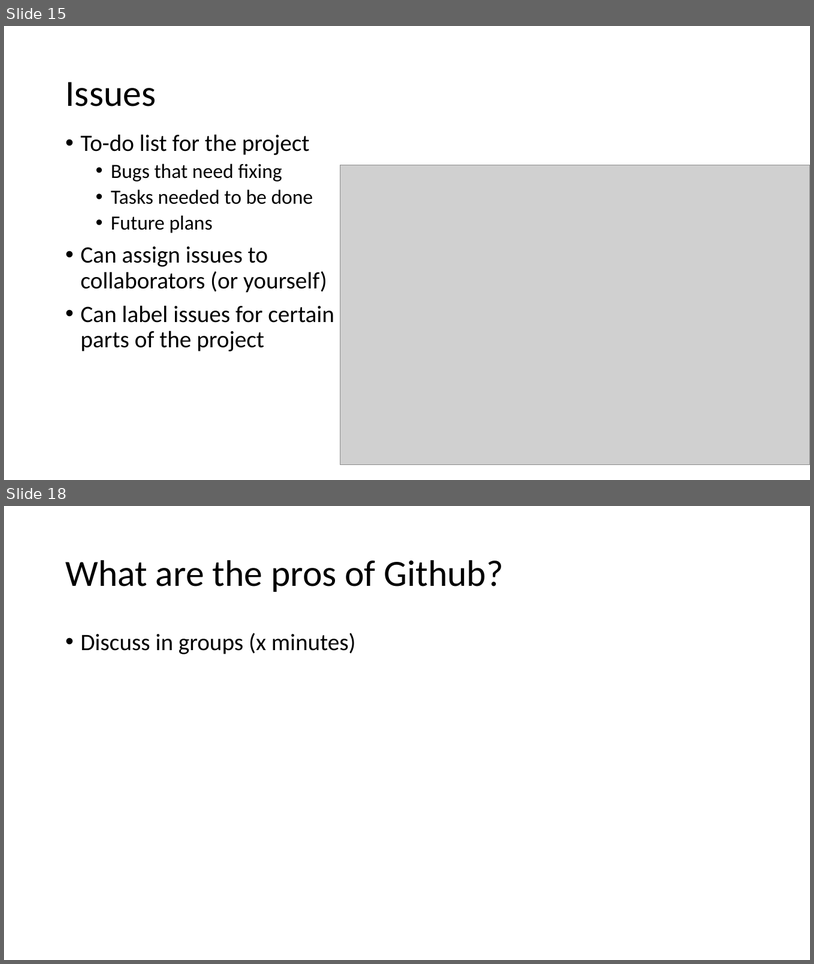
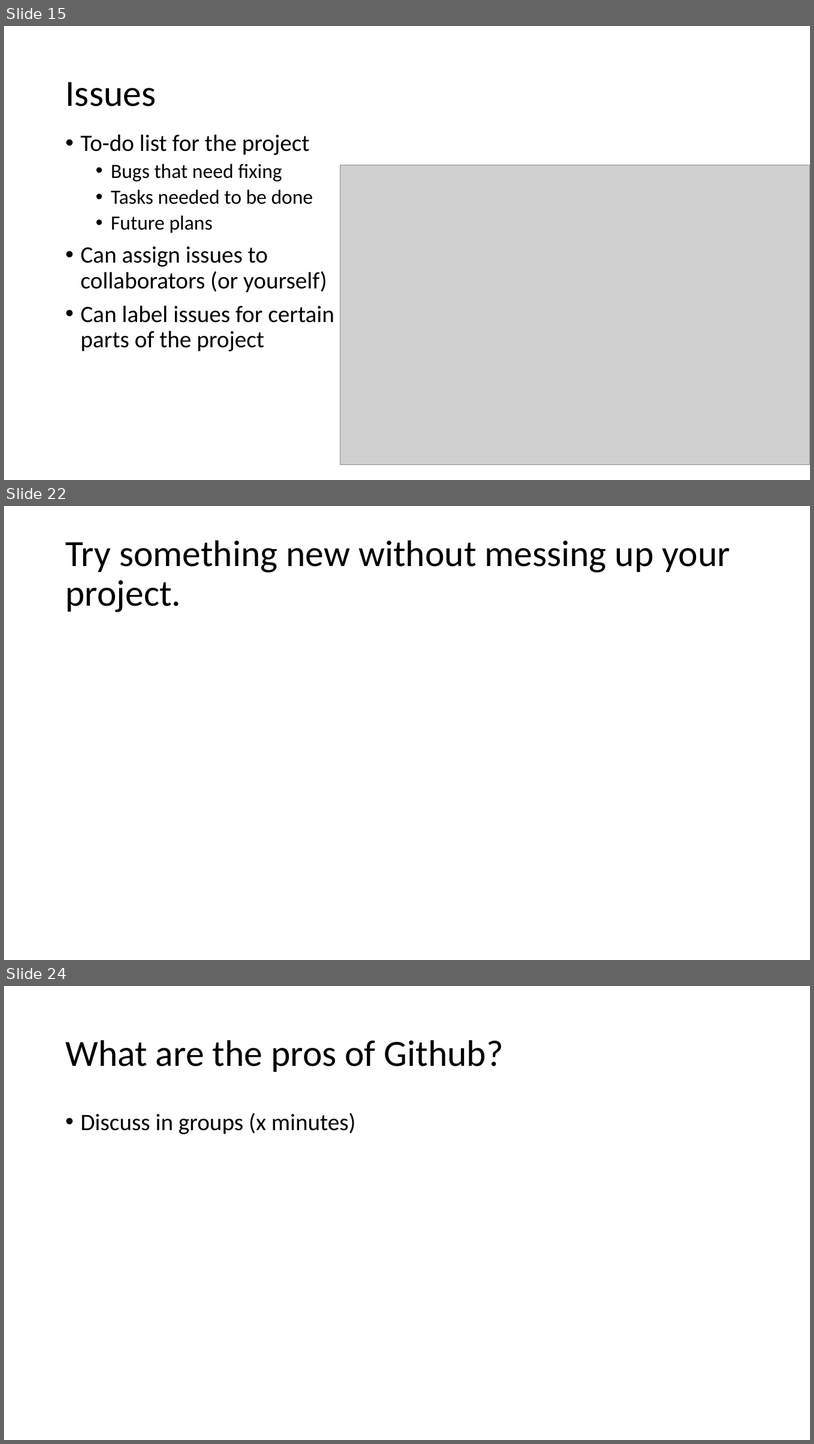
Before and after one commit to ReproducibleQM/n_commandments, a slide deck: pres_deck.pptx. Shown one above the other, each under a label of ours: slides 15 and 18 before the commit, slides 15, 22 and 24 after it; the slides between them are not shown. The pictures are 814x964 and 814x1444 pixels, drawn with LibreOffice and Linux fonts; fonts in the diff are those of the drawing; grey boxes stand for pictures. Boxes give left, top, right and bottom in pixels: in the first picture for what was removed or moved away, otherwise in the second. Text is boxed around its words. In the diff, an @@ line names an element or a change of style, - is before the commit and + after.

```diff
--- a/pres_deck.pptx
+++ b/pres_deck.pptx
@@ slide 22 added at bbox=[4, 506, 810, 960], background #FFFFFF @@
@@ title added at bbox=[65, 540, 730, 612], 44 pt, text #000000 @@
+Try something new without messing up your project.
@@ what was slide 18 is now slide 24 @@
```
Also in this commit, not shown: 6 other slides added, 1 slide removed.
